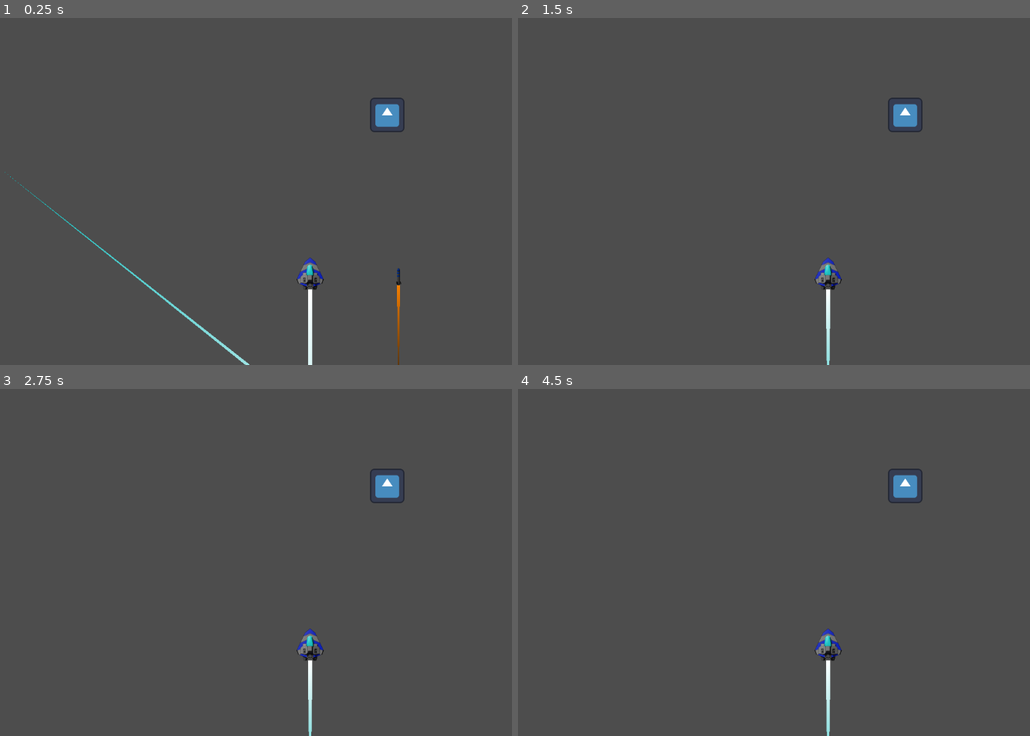
Above: before the commit, frames 1-4 (two rows, left to right).
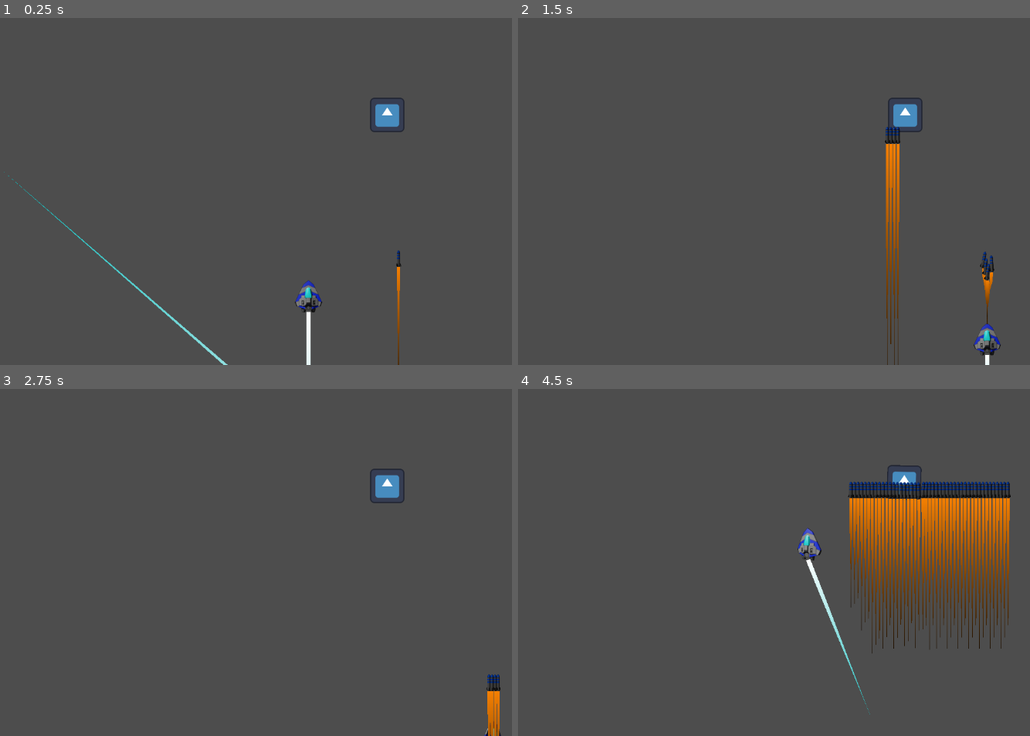
Above: after the commit, the same moments.

Repository: chessisme/Game
Game: Godot game, scene res://Scenes/Level.tscn
The game is run twice, just before and just after one commit, with the same random seed, the same clock (stepped at 60 frames per second) and the same inputs. The engine's default icon, where the game draws it, is replaced by a stand-in: a white triangle on a blue panel in a dark square.
Inputs (mouse positions are in pixels of both pictures, inside the frame that each line leads up to):
- Up to frame 1 (0.25 s): no input
- Up to frame 2 (1.5 s): move the mouse to (963, 174) at 0.52 s; press the mouse at (963, 174) at 0.53 s; hold D (Move Right) 0.53-1.28 s; right-click (963, 174) at 0.8 s; move the mouse to (702, 208) at 1.27 s; release the mouse at (702, 208) at 1.28 s; hold S (Move Backward) from 1.28 s (still down); right-click (702, 208) at 1.35 s
- Up to frame 3 (2.75 s): click (184, 579) at 1.55 s; move the mouse to (368, 486) at 2.02 s; release S (Move Backward) at 2.03 s; hold D (Move Right) from 2.03 s (still down); hold Space (Dodge) from 2.03 s (still down); right-click (368, 486) at 2.3 s
- Up to frame 4 (4.5 s): move the mouse to (794, 631) at 2.77 s; release D (Move Right) at 2.78 s; release Space (Dodge) at 2.78 s; hold W (Move Forward) 2.78-3.53 s; click (794, 631) at 2.85 s; move the mouse to (1009, 614) at 3.52 s; hold Right mouse button (Fire Secondary Weapon) 3.53-4.28 s; hold A (Move Left) from 3.53 s (still down); move the mouse to (640, 510) at 4.27 s; click (640, 510) at 4.35 s

The runs differ from the first frame. In frame 1, 1.4% of the frame differs, in the area x 0-79%, y 44-100%; in frame 2, 2.0%; in frame 3, 0.8%; in frame 4, 9.2%, in the area x 54-97%, y 21-100%.
Error before the commit: Invalid access to property or key 'cooldown' on a base object of type 'RigidBody2D (missile.gd)'. (res://Scripts/PlayerWeapons.gd:24)

Commit message:
fiing the missile

Diff:
--- a/Scenes/Enemy.tscn
+++ b/Scenes/Enemy.tscn
@@ -18,7 +18,8 @@
 size = Vector2(128.5, 128)
 
 [node name="RigidBody2D" type="RigidBody2D"]
-collision_mask = 0
+collision_layer = 3
+collision_mask = 2
 gravity_scale = 0.0
 script = ExtResource("1_wovta")
 
--- a/Scenes/Weapons/Player/playerMissile.tscn
+++ b/Scenes/Weapons/Player/playerMissile.tscn
@@ -35,6 +35,8 @@
 height = 32.0
 
 [node name="Missile" type="RigidBody2D"]
+collision_layer = 3
+collision_mask = 2
 gravity_scale = 0.0
 script = ExtResource("1_cqt8b")
 
--- a/Scenes/player.tscn
+++ b/Scenes/player.tscn
@@ -1,5 +1,6 @@
-[gd_scene load_steps=24 format=3 uid="uid://c8vkxrhkn1x14"]
+[gd_scene load_steps=25 format=3 uid="uid://c8vkxrhkn1x14"]
 
+[ext_resource type="Script" uid="uid://u3m4gf3elfce" path="res://Scripts/player.gd" id="1_cvnsp"]
 [ext_resource type="Script" uid="uid://bt3ofdwrcnry6" path="res://Scripts/PlayerWeapons.gd" id="1_l6n3p"]
 [ext_resource type="Texture2D" uid="uid://cqgwrm5j5ovc0" path="res://Art/playerShip.png" id="2_cvnsp"]
 [ext_resource type="PackedScene" uid="uid://bvbfkl3o0md70" path="res://Scenes/Weapons/Player/playerMissile.tscn" id="2_olqyp"]
@@ -102,10 +103,10 @@
 [sub_resource type="Gradient" id="Gradient_l6n3p"]
 colors = PackedColorArray(0, 0.72485834, 0.72485846, 1, 1, 1, 1, 1)
 
-[node name="Player" type="Area2D"]
+[node name="Player" type="Area2D" node_paths=PackedStringArray("animation_player")]
 scale = Vector2(0.5, 0.5)
-script = ExtResource("1_l6n3p")
-SecondaryWeapon = ExtResource("2_olqyp")
+script = ExtResource("1_cvnsp")
+animation_player = NodePath("AnimatedSprite2D")
 metadata/_edit_group_ = true
 
 [node name="AnimatedSprite2D" type="AnimatedSprite2D" parent="."]
@@ -125,6 +126,11 @@
 width = 15.0
 gradient = SubResource("Gradient_l6n3p")
 
+[node name="Weapon Handler" type="Node2D" parent="."]
+position = Vector2(0, -66)
+script = ExtResource("1_l6n3p")
+SecondaryWeapon = ExtResource("2_olqyp")
+
 [connection signal="body_entered" from="." to="." method="_on_body_entered"]
 [connection signal="body_exited" from="." to="." method="_on_body_exited"]
 [connection signal="animation_finished" from="AnimatedSprite2D" to="." method="_animation_finished"]
--- a/Scripts/PlayerWeapons.gd
+++ b/Scripts/PlayerWeapons.gd
@@ -1,15 +1,15 @@
-extends Area2D
+extends Node2D
 
 @export var PrimaryWeapon : PackedScene
-
 @export var SecondaryWeapon : PackedScene
 
 var primary_cooldown
 var secondary_cooldown
 
 var new_projectile
+var rootNode
 func _ready() -> void:
-
+	rootNode = get_node("/root")
 	pass
 
 
@@ -17,9 +17,10 @@
 # Called every frame. 'delta' is the elapsed time since the previous frame.
 func _process(delta: float) -> void:
 	if (Input.is_action_pressed("Fire Main Weapon")):
-		pass
+		print("Fire Primary")
 	if(Input.is_action_pressed("Fire Secondary Weapon")):
+		print("Fire Secondary")
 		new_projectile = SecondaryWeapon.instantiate();
-		new_projectile.position = position + Vector2(0,-20)
+		new_projectile.position = global_position
+		rootNode.add_child(new_projectile)
 		secondary_cooldown = new_projectile.cooldown
-		pass
--- a/Scripts/missile.gd
+++ b/Scripts/missile.gd
@@ -4,7 +4,9 @@
 var animation_player
 
 @export var impact_damage = 0;
-@export var speed = 1000;
+@export var speed = 2000;
+@export var cooldown = 0.5;
+@export var lifetime = 1;
 
 @export var tracking = false;
 @export var tracking_rate = 0;
@@ -13,8 +15,13 @@
 	animation_player = $AnimatedSprite2D
 	animation_player.play()
 
+
 func _process(delta: float) -> void:
 	position.y = position.y - speed * delta
+	if(lifetime > 0):
+		lifetime -= delta
+	if(lifetime <= 0):
+		queue_free()
 	pass
 
 func Detonate() -> void:
--- a/Scripts/player.gd
+++ b/Scripts/player.gd
@@ -26,7 +26,7 @@
 	#set the camera's starting position
 	position = screen_size/2
 	position.y = screen_size.y/1.25
-	#set the limits of the play area to be used in the movement code
+	#set the limits of the play area to be used in
 	left_limit = Vector2(screen_size.x*.2, 0)
 	right_limit = Vector2(screen_size.x*.8, screen_size.y)
 
